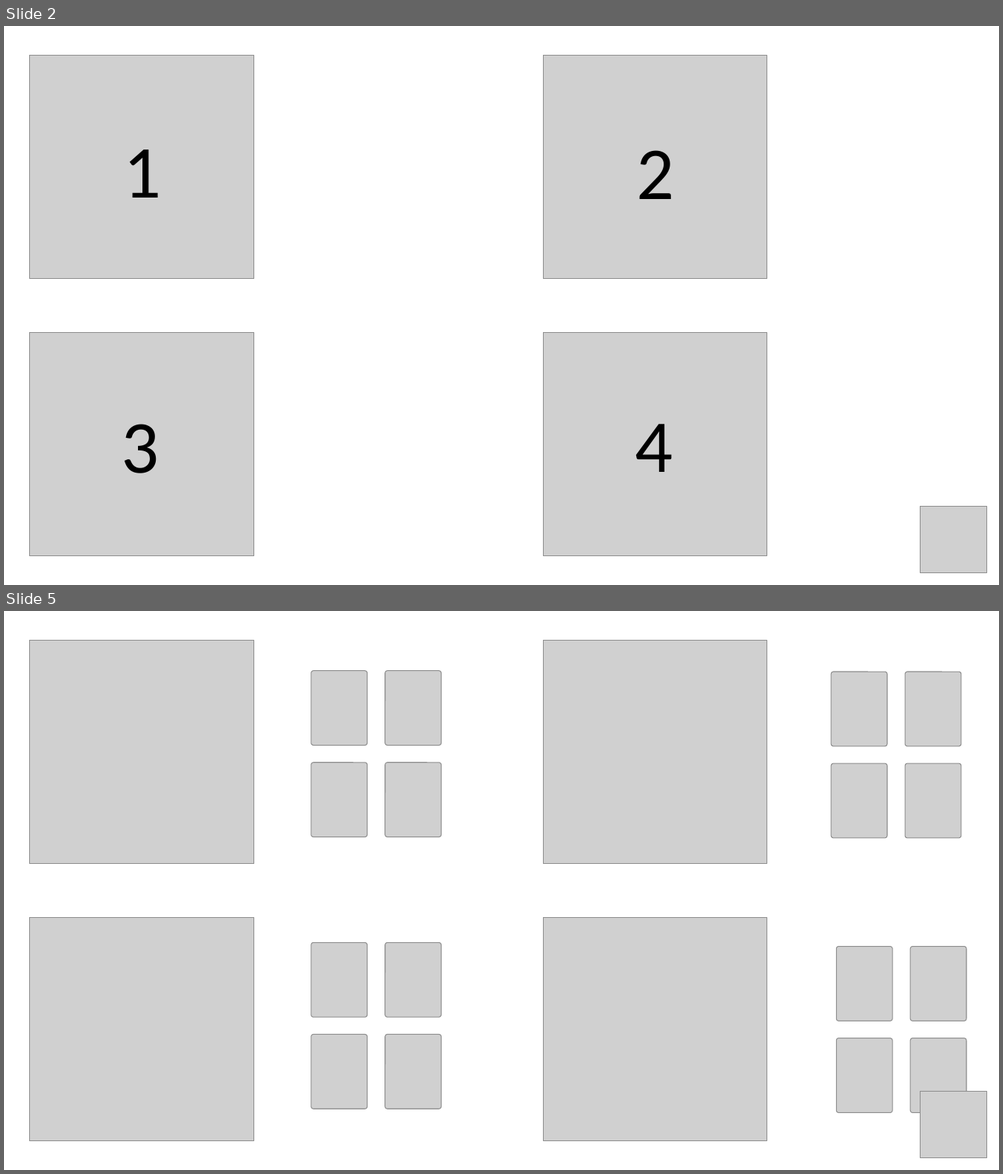
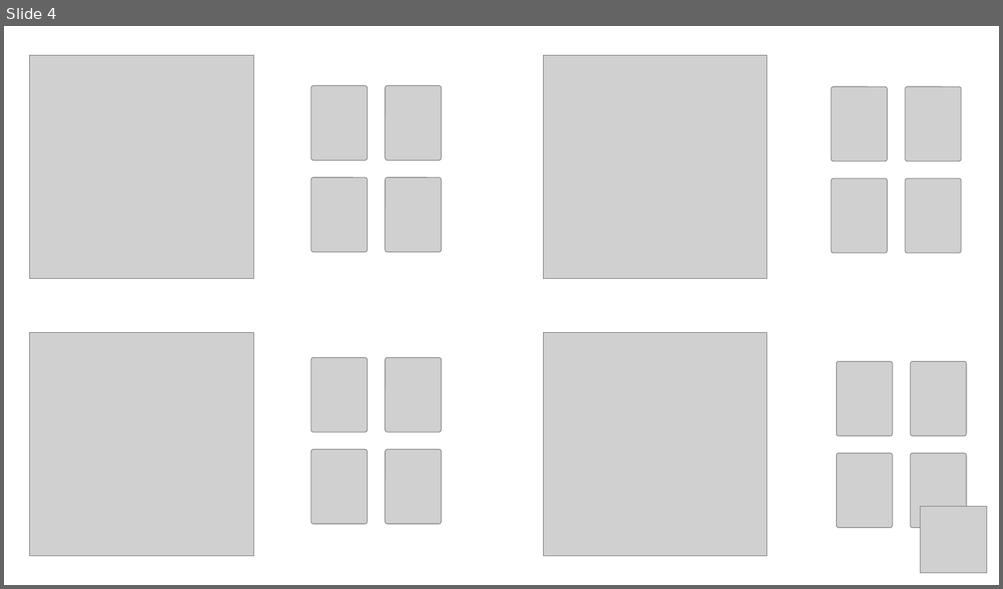
Before and after one commit to andreagraystein/LEL, a slide deck: Slides/intro_pictures.pptx. Shown one above the other, each under a label of ours: slides 2 and 5 before the commit, slide 4 after it; the slides between them are not shown. The pictures are 1003x1174 and 1003x589 pixels, drawn with LibreOffice and Linux fonts; fonts in the diff are those of the drawing; grey boxes stand for pictures. Boxes give left, top, right and bottom in pixels: in the first picture for what was removed or moved away, otherwise in the second. Text is boxed around its words. In the diff, an @@ line names an element or a change of style, - is before the commit and + after.

```diff
--- a/Slides/intro_pictures.pptx
+++ b/Slides/intro_pictures.pptx
@@ slide 2 removed at <box>4,26,999,585</box>, background #FFFFFF @@
@@ picture removed at <box>30,55,254,279</box> @@
@@ picture removed at <box>543,55,766,279</box> @@
@@ text removed at <box>124,150,162,198</box> @@
-1
@@ text removed at <box>636,150,674,199</box> @@
-2
@@ picture removed at <box>30,332,254,557</box> @@
@@ picture removed at <box>543,332,766,557</box> @@
@@ text removed at <box>122,424,159,474</box> @@
-3
@@ text removed at <box>635,424,673,472</box> @@
-4
@@ picture removed at <box>920,506,987,573</box> @@
@@ what was slide 5 is now slide 4 @@
```
Also in this commit, not shown: 1 slide changed, 2 slides added, 2 other slides removed, 10 other files.
